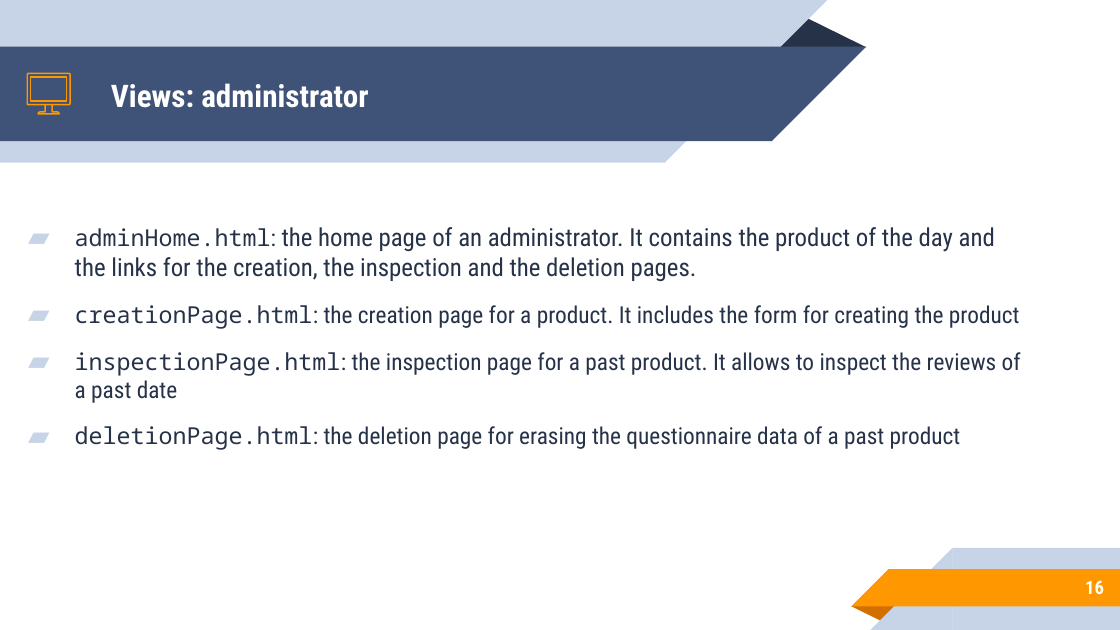
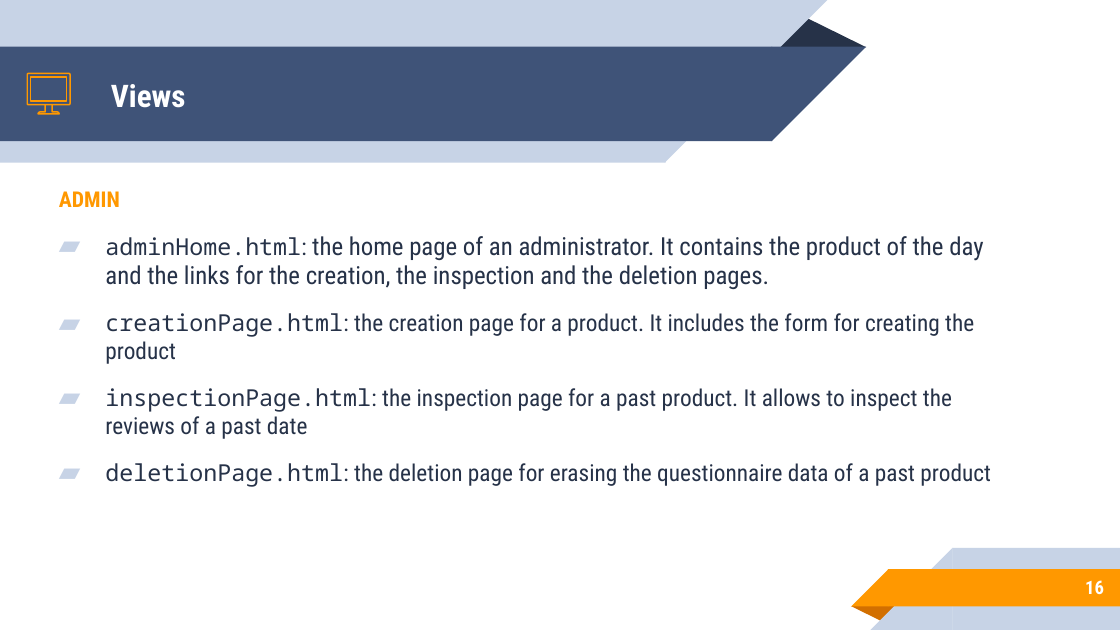
Before and after one commit to Sbi98/DB2Project, a slide deck: slide 16 of DB2 Presentation.pptx. Drawn at 1120x630 pixels with LibreOffice and Linux fonts; fonts in the diff are those of the drawing. Boxes give left, top, right and bottom in pixels: in the first picture for what was removed or moved away, otherwise in the second. Text is boxed around its words. In the diff, an @@ line names an element or a change of style, - is before the commit and + after.

Commit message:
Update presentation

```diff
--- a/DB2 Presentation.pptx
+++ b/DB2 Presentation.pptx
@@ title at box(111, 84, 186, 108): text changed @@
-Views: administrator
+Views
@@ text "ADMIN": place and size @@
-text "ADMIN" at box(75, 227, 1021, 450)
+text "ADMIN" at box(59, 191, 991, 487)
@@ text at box(59, 191, 120, 207): paragraph added @@
+ADMIN
```
Also in this commit, not shown: 1 other slide changed, 2 other files.
